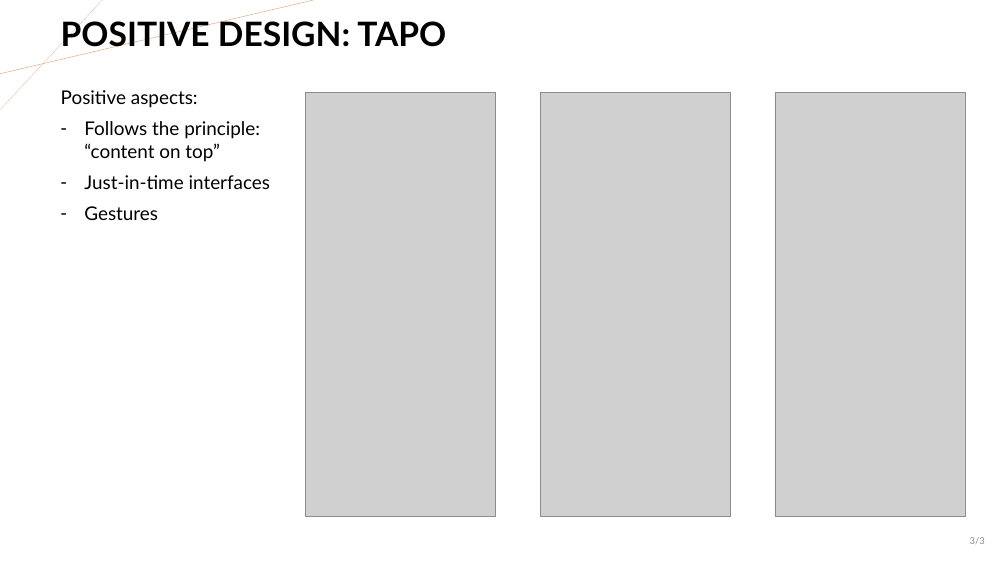
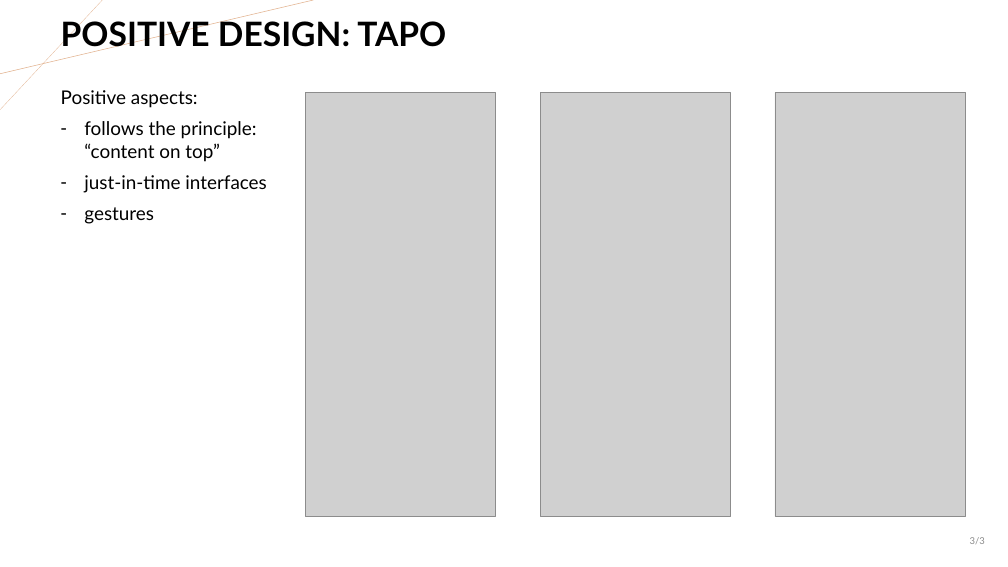
Before and after one commit to MikeIsBack/UniPD-MSc-Computer-Science-courses, a slide deck: slide 3 of Mobile Programming and Multimedia/Exercises/2023-2024/Exercise-2/Amista_Sanson_Mobile_Design.pptx. Drawn at 1008x567 pixels with LibreOffice and Linux fonts; fonts in the diff are those of the drawing; grey boxes stand for pictures. Boxes give left, top, right and bottom in pixels: in the first picture for what was removed or moved away, otherwise in the second. Text is boxed around its words. In the diff, an @@ line names an element or a change of style, - is before the commit and + after.

```diff
--- a/Mobile Programming and Multimedia/Exercises/2023-2024/Exercise-2/Amista_Sanson_Mobile_Design.pptx
+++ b/Mobile Programming and Multimedia/Exercises/2023-2024/Exercise-2/Amista_Sanson_Mobile_Design.pptx
@@ text at (84, 121, 267, 224): text changed @@
-– Follows the principle: “content on top”
-– Just-in-time interfaces
-– Gestures
+– follows the principle: “content on top”
+– just-in-time interfaces
+– gestures
```
Also in this commit, not shown: 1 other slide changed, 1 other file.
